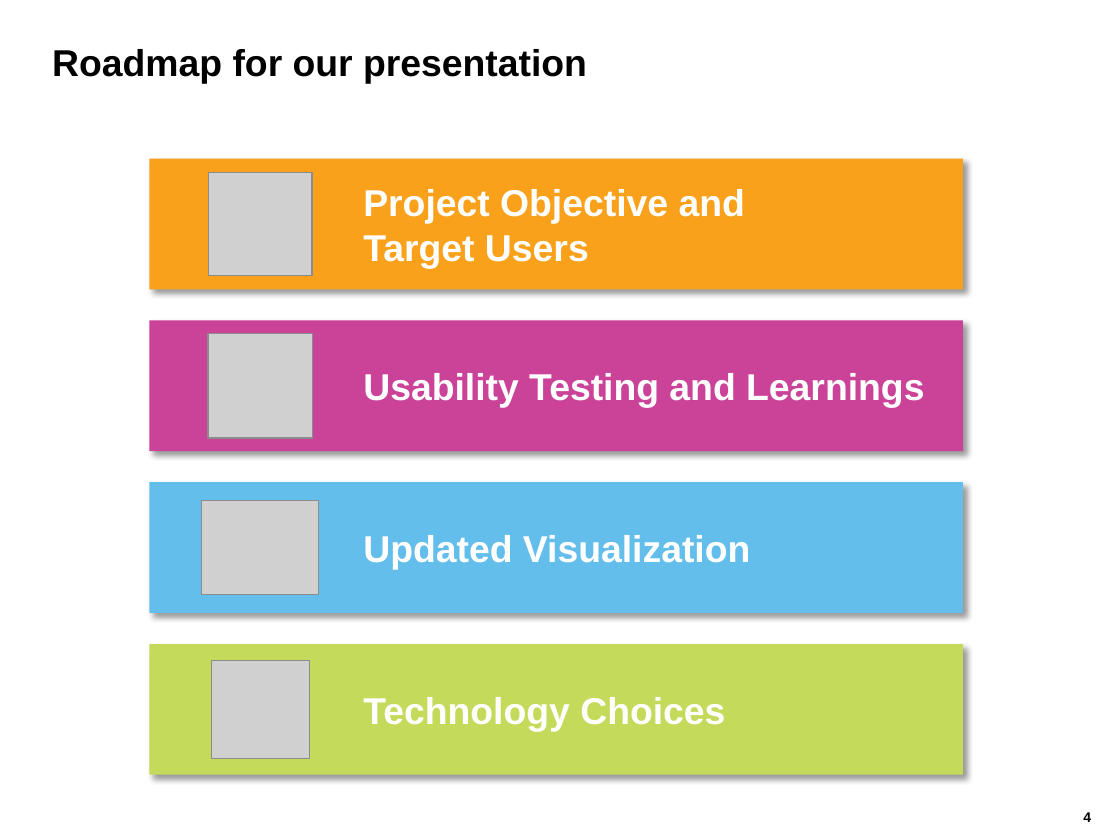
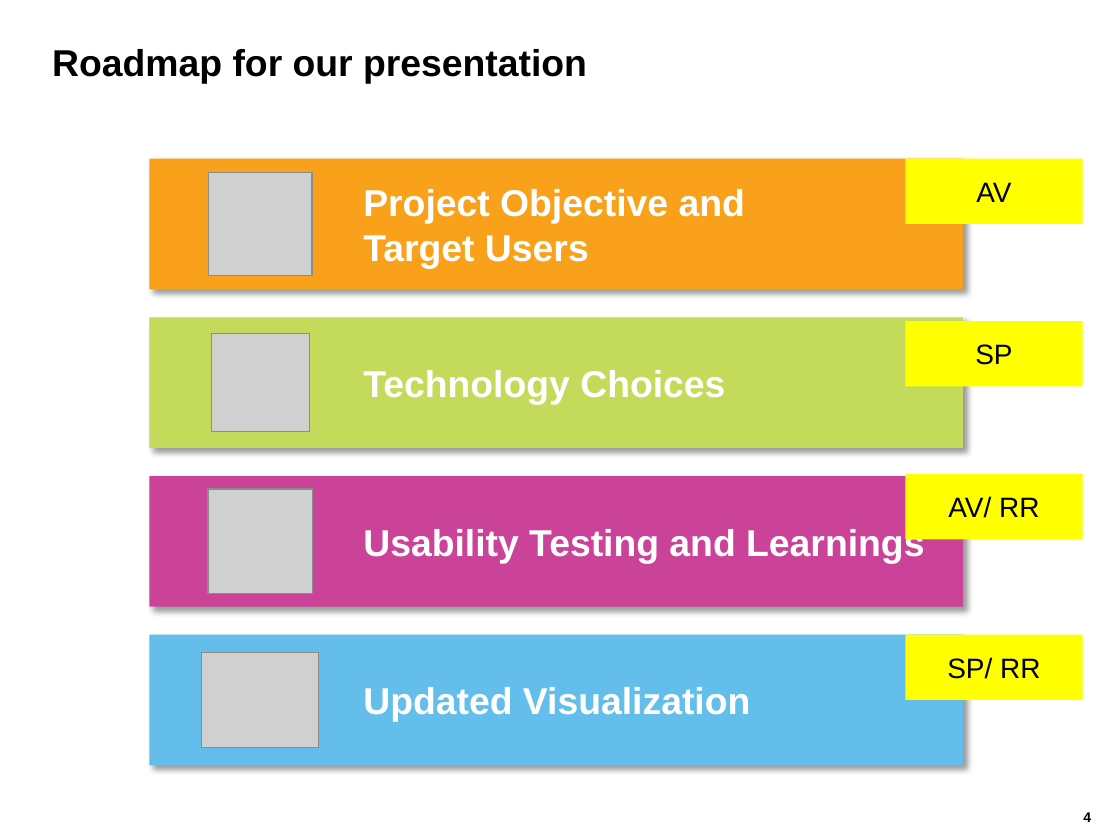
Before and after one commit to saapad86/W209_ADP, a slide deck: slide 4 of 160811 - ADP Report - Final Presentation.pptx. Drawn at 1120x840 pixels with LibreOffice and Linux fonts; fonts in the diff are those of the drawing; grey boxes stand for pictures. Boxes give left, top, right and bottom in pixels: in the first picture for what was removed or moved away, otherwise in the second. Text is boxed around its words. In the diff, an @@ line names an element or a change of style, - is before the commit and + after.

```diff
--- a/160811 - ADP Report - Final Presentation.pptx
+++ b/160811 - ADP Report - Final Presentation.pptx
@@ rectangle added at [905, 159, 1082, 224], fill #FFFF00, 18 pt, text #000000 @@
+AV
@@ rectangle "Technology Choices": place and size @@
-rectangle "Technology Choices" at [149, 644, 962, 775]
+rectangle "Technology Choices" at [149, 317, 962, 448]
@@ rectangle added at [905, 321, 1082, 386], fill #FFFF00, 18 pt, text #000000 @@
+SP
@@ picture: place and size @@
-picture at [212, 661, 310, 759]
+picture at [212, 334, 310, 432]
@@ rectangle "Usability Testing and Learnings": place and size @@
-rectangle "Usability Testing and Learnings" at [149, 320, 962, 451]
+rectangle "Usability Testing and Learnings" at [149, 476, 962, 607]
@@ rectangle added at [905, 474, 1082, 539], fill #FFFF00, 18 pt, text #000000 @@
+AV/ RR
@@ picture: place and size @@
-picture at [208, 334, 312, 438]
+picture at [208, 489, 312, 594]
@@ rectangle "Updated Visualization": place and size @@
-rectangle "Updated Visualization" at [149, 483, 962, 614]
+rectangle "Updated Visualization" at [149, 635, 962, 766]
@@ picture: place and size @@
-picture at [202, 501, 319, 595]
+picture at [202, 653, 319, 747]
@@ rectangle added at [905, 635, 1082, 700], fill #FFFF00, 18 pt, text #000000 @@
+SP/ RR
```
Also in this commit, not shown: 7 other slides changed, 2 slides added.
